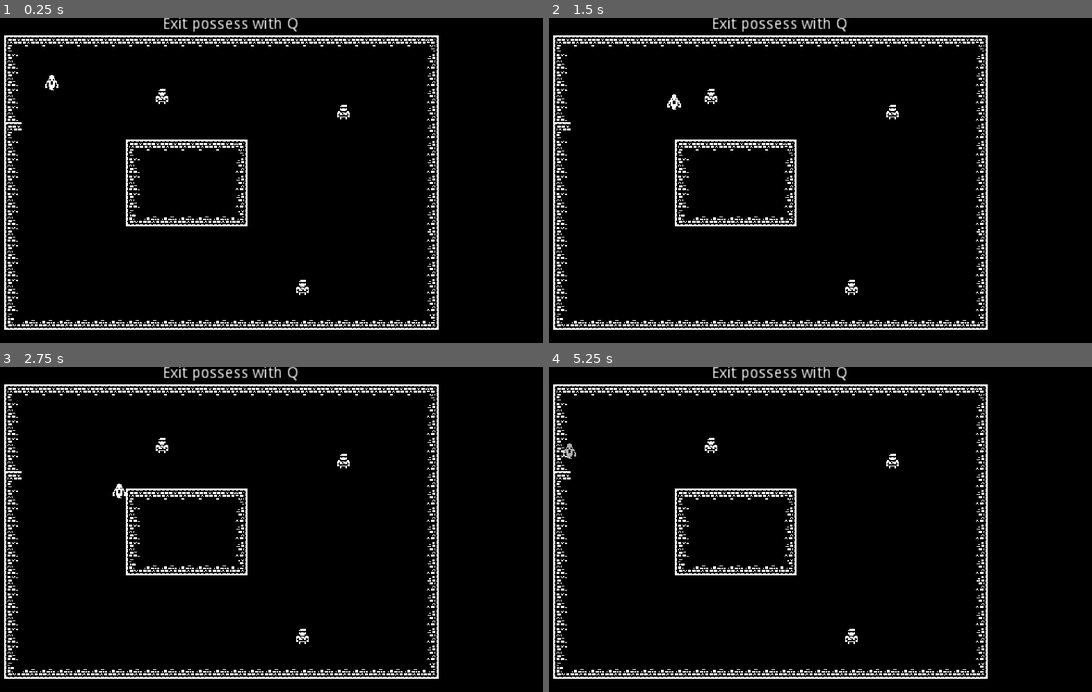
Above: before the commit, frames 1-4 (two rows, left to right).
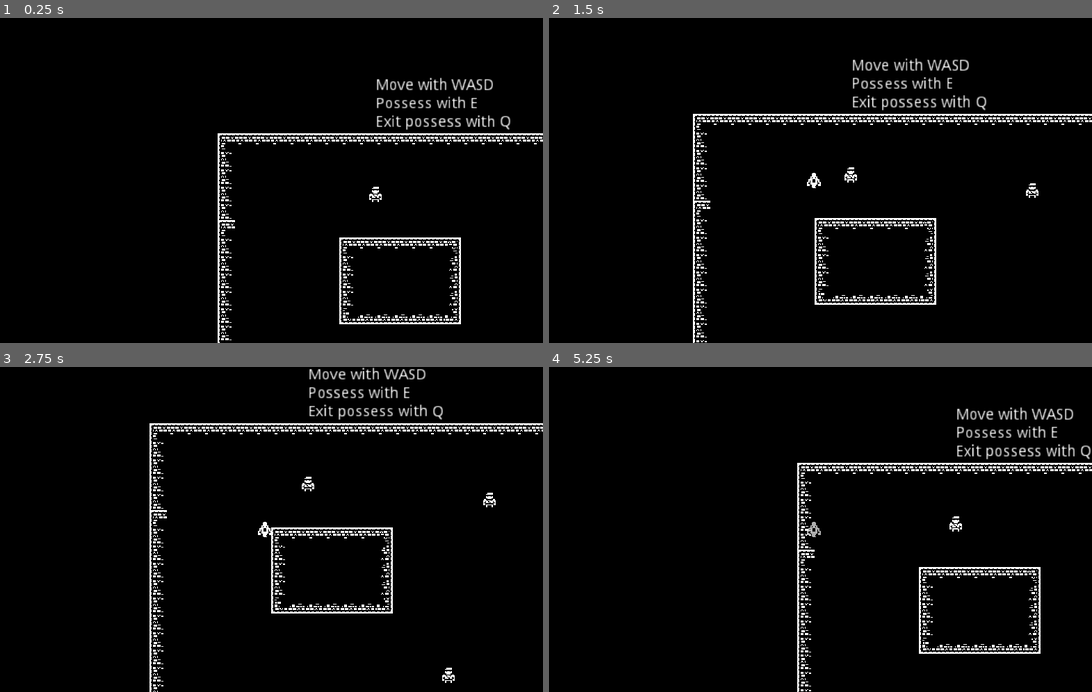
Above: after the commit, the same moments.

Repository: skarnl/miziziz-game-jam-2020
Game: Godot game, scene res://game/game.tscn
Two runs of this game, one before a commit and one after it. Both use one fixed random seed, a clock stepped at 60 frames per second and the inputs below.
Inputs:
- Up to frame 1 (0.25 s): no input
- Up to frame 2 (1.5 s): tap Enter at 0.5 s; hold Right (ui_right) 0.53-1.28 s; hold Space (attack) 0.53-1.28 s; hold Down (ui_down) from 1.28 s (still down); tap E (possess) at 1.35 s
- Up to frame 3 (2.75 s): release Down (ui_down) at 2.03 s; hold Right (ui_right) from 2.03 s (still down); hold Space (attack) from 2.03 s (still down)
- Up to frame 4 (5.25 s): tap R (restart) at 2.75, 4.25 s; release Right (ui_right) at 2.78 s; release Space (attack) at 2.78 s; hold Up (ui_up) 2.78-3.53 s; tap E (possess) at 2.85, 4.35 s; hold Space (attack) 3.53-4.28 s; hold Left (ui_left) 3.53-5.03 s; hold Down (ui_down) from 5.03 s (still down); hold Space (attack) from 5.03 s (still down)

The runs differ from the first frame. In frame 1, 8.4% of the frame differs, in the area x 0-100%, y 0-100%; in frame 2, 8.9%; in frame 3, 8.9%; in frame 4, 8.6%.

Commit message:
Add camera to ghost

Diff:
--- a/entities/ghost/ghost.tscn
+++ b/entities/ghost/ghost.tscn
@@ -29,6 +29,7 @@
 script = ExtResource( 2 )
 
 [node name="Sprite" type="Sprite" parent="."]
+modulate = Color( 1, 1, 1, 0 )
 texture = ExtResource( 1 )
 region_enabled = true
 region_rect = Rect2( 440, 100, 20, 20 )
@@ -41,3 +42,6 @@
 
 [node name="AnimationPlayer" type="AnimationPlayer" parent="."]
 anims/spawn = SubResource( 2 )
+
+[node name="Camera2D" type="Camera2D" parent="."]
+current = true
